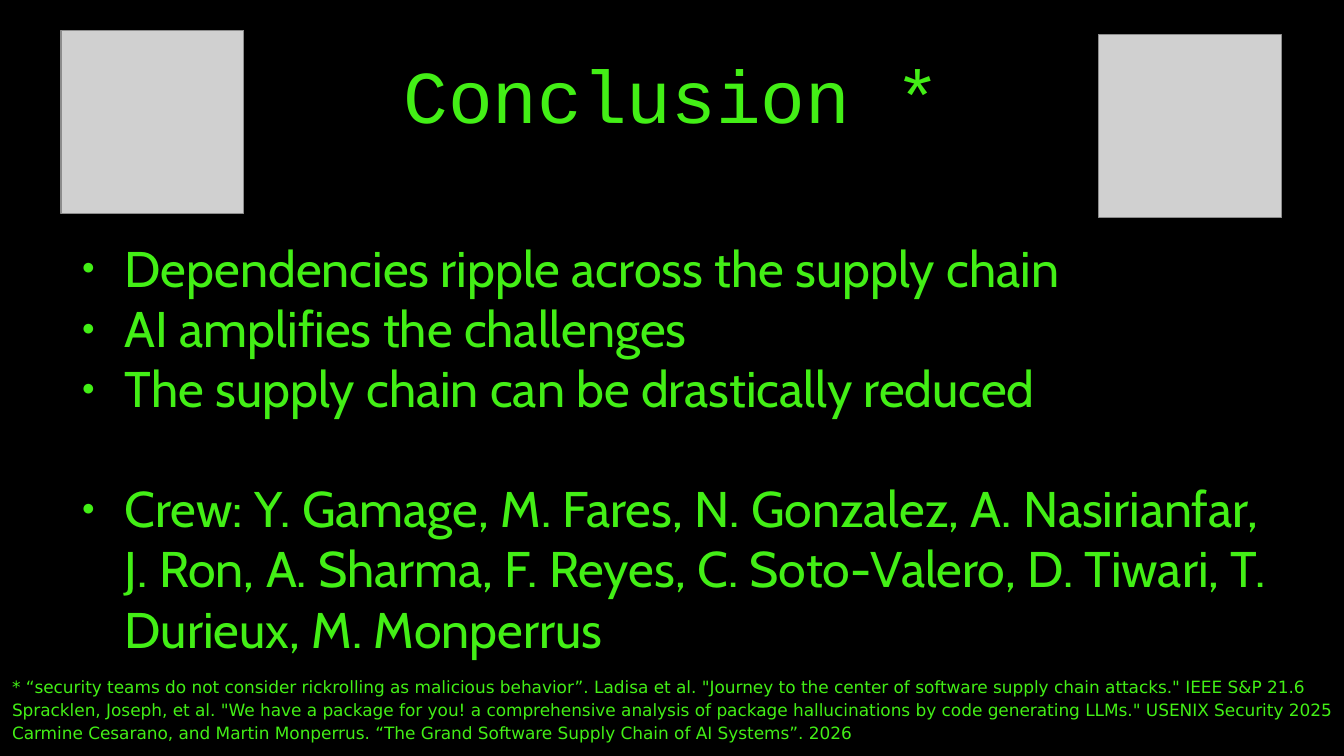
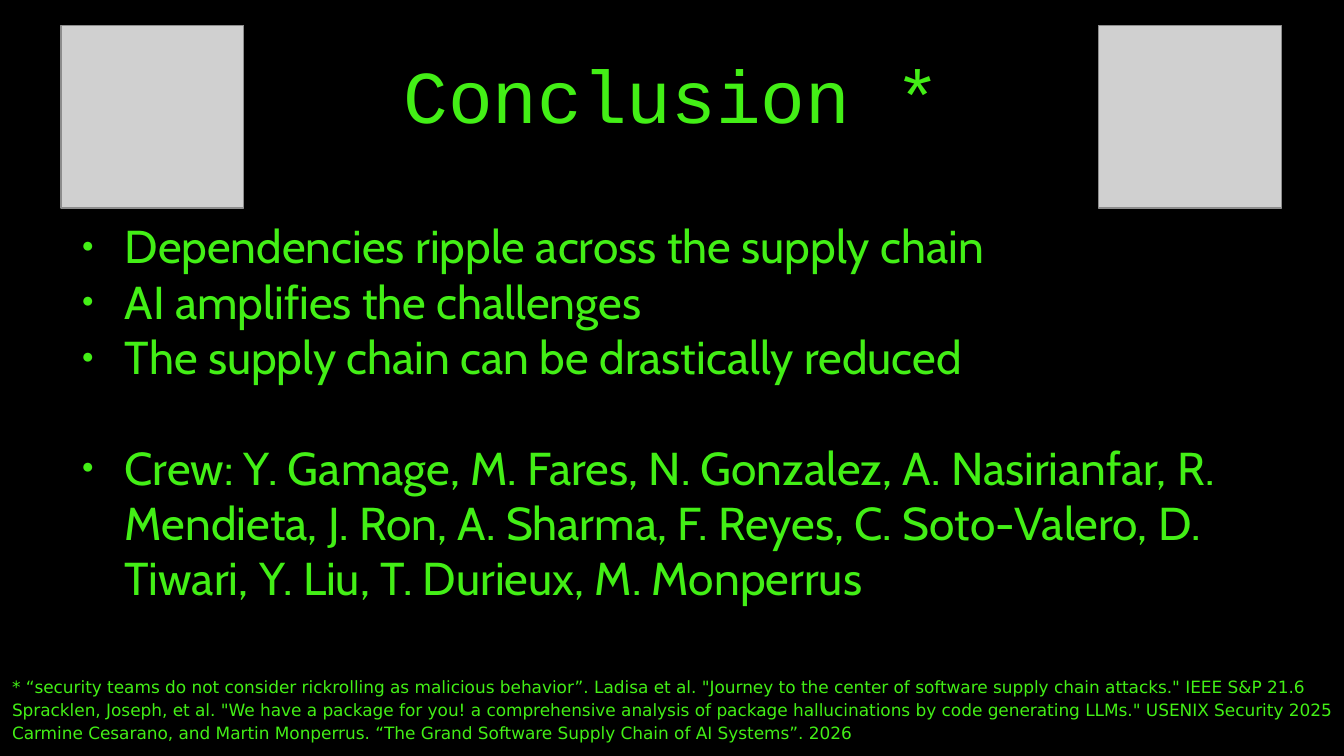
Before and after one commit to yogyagamage/punking-up-dependency-hell, a slide deck: slide 16 of fse2026-keynote.odp. Drawn at 1344x756 pixels with LibreOffice and Linux fonts; fonts in the diff are those of the drawing; grey boxes stand for pictures. Boxes give left, top, right and bottom in pixels: in the first picture for what was removed or moved away, otherwise in the second. Text is boxed around its words. In the diff, an @@ line names an element or a change of style, - is before the commit and + after.

```diff
--- a/fse2026-keynote.odp
+++ b/fse2026-keynote.odp
@@ picture: place and size @@
-picture at <box>61,30,244,213</box>
+picture at <box>61,26,244,209</box>
@@ picture: place and size @@
-picture at <box>1099,34,1282,217</box>
+picture at <box>1099,26,1282,209</box>
@@ text "Dependencies ripple across the supply ...": place and size @@
-text "Dependencies ripple across the supply ..." at <box>125,249,1266,659</box>
+text "Dependencies ripple across the supply ..." at <box>125,228,1214,606</box>
@@ text at <box>125,228,984,385</box>: size 29.6 to 27.2 pt in "Dependencies ripple across the supply chain", "AI amplifies the challenges", "The supply chain can be drastically reduced" @@
@@ text at <box>125,450,1214,606</box>: text changed; size 29.6 to 27.2 pt @@
-● Crew: Y. Gamage, M. Fares, N. Gonzalez, A. Nasirianfar, J. Ron, A. Sharma, F. Reyes, C. Soto-Valero, D. Tiwari, T. Durieux, M. Monperrus
+● Crew: Y. Gamage, M. Fares, N. Gonzalez, A. Nasirianfar, R. Mendieta, J. Ron, A. Sharma, F. Reyes, C. Soto-Valero, D. Tiwari, Y. Liu, T. Durieux, M. Monperrus
```
Also in this commit, not shown: 1 other file.
